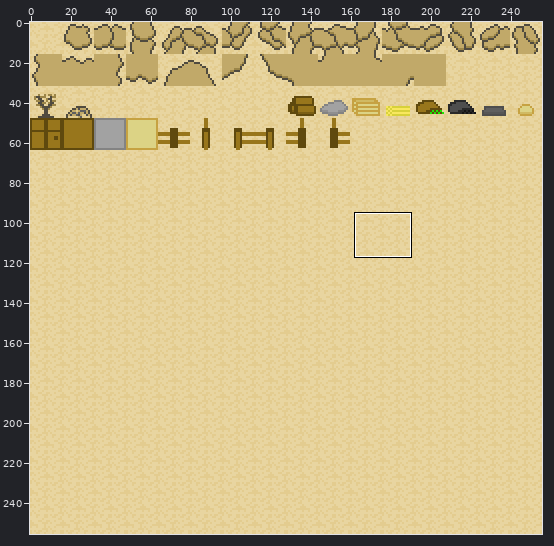
Sprite sheet -- client/img/tileset.png. The first picture is a wide view before the edit; the outline marks the close-up.
Close-up. As it was:
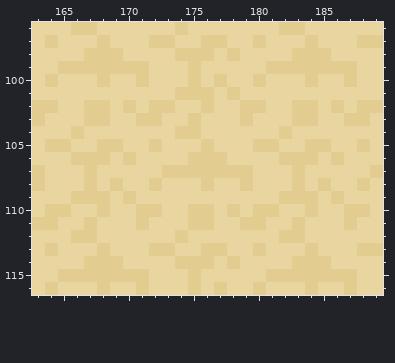
Colours within 5 levels of each other are drawn and written as one. Shown: x 163..189, y 96..116. The commit also changed other parts of the picture, which this record leaves out.
Now the later version:
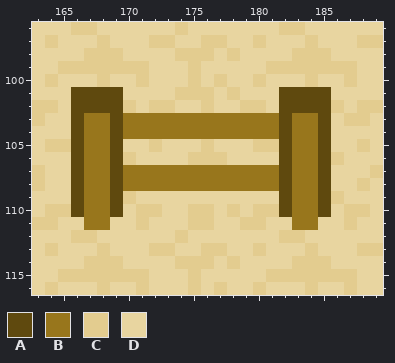
Palette (. is transparent): A #5f490e  B #98761c  C #e3cc8f  D #e8d5a0
Diff:
file 256x256 -> 768x768 pixels (blocks of 1x1 -> 3x3; one block is one cell here)
@@ x 163..189 @@
 100 DCDDDCDDCDDDCDCDDCDDDCDDCDD
-101 DDDDDDDDDDDCCCDCDDDDDDDDDDD
-102 CCDDCCDCDCCDDCDDCCDDCCDCDCC
-103 CDDDCCDDCCDDCDDDCDDDCCDDCCD
-104 DDDCDDDDDDDCCDDDDDDCDDDDDDD
-105 DCCDDCCDDCDDDCDDDCCDDCCDDCD
-106 DDDCCCDCDDDDCCCDDDDCCCDCDDD
-107 CDDDCDDDDDCCCCCCCDDDCDDDDDC
-108 CDDDCDCDDCDDDCDDCDDDCDCDDCD
-109 DDDCCCDCDDDDDDDDDDDCCCDCDDD
-110 DCCDDCDDCCDDCCDCDCCDDCDDCCD
-111 CCDDCDDDCDDDCCDDCCDDCDDDCDD
+101 DDDAAAADDDDCCCDCDDDAAAADDDD
+102 CCDAAAACDCCDDCDDCCDAAAACDCC
+103 CDDABBABBBBBBBBBBBBABBADCCD
+104 DDDABBABBBBBBBBBBBBABBADDDD
+105 DCCABBADDCDDDCDDDCCABBADDCD
+106 DDDABBACDDDDCCCDDDDABBACDDD
+107 CDDABBABBBBBBBBBBBBABBADDDC
+108 CDDABBABBBBBBBBBBBBABBADDCD
+109 DDDABBACDDDDDDDDDDDABBACDDD
+110 DCCABBADCCDDCCDCDCCABBADCCD
+111 CCDDBBDDCDDDCCDDCCDDBBDDCDD
 112 DDDCCDDDDDDCDDDDDDDCCDDDDDD
